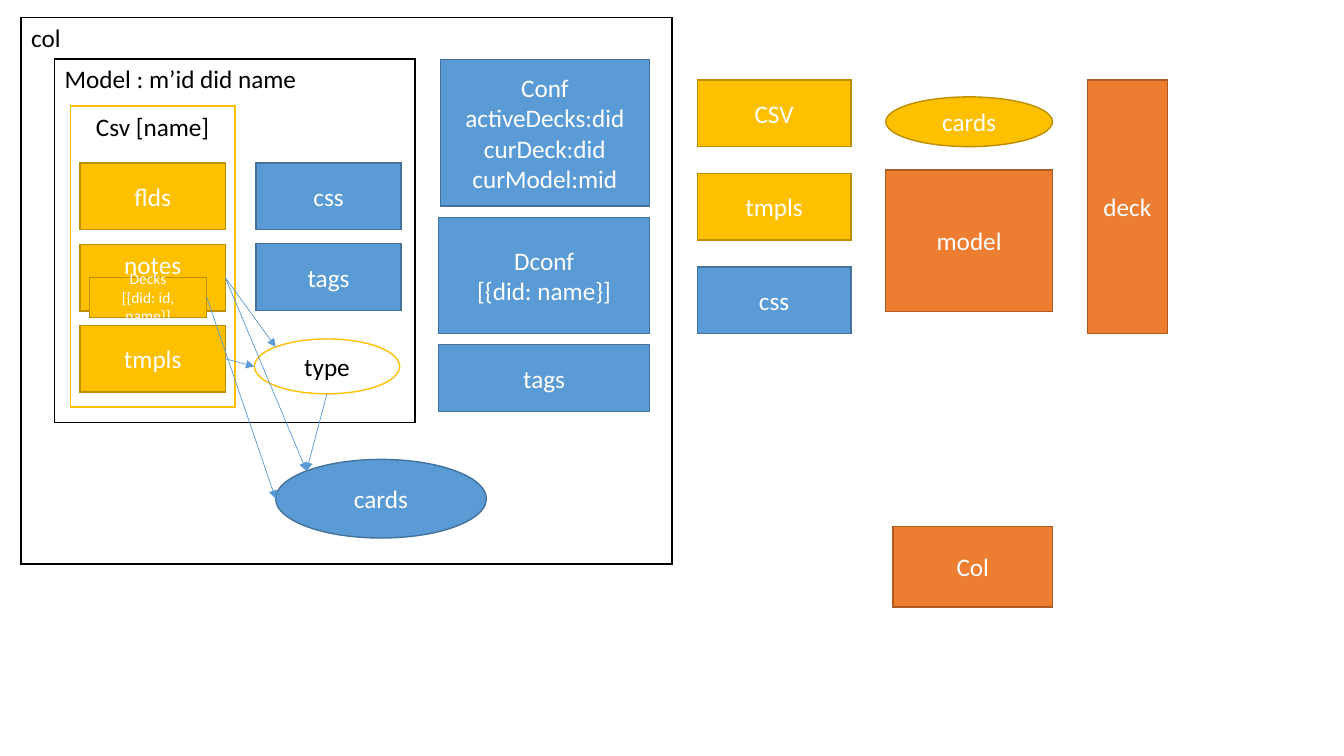
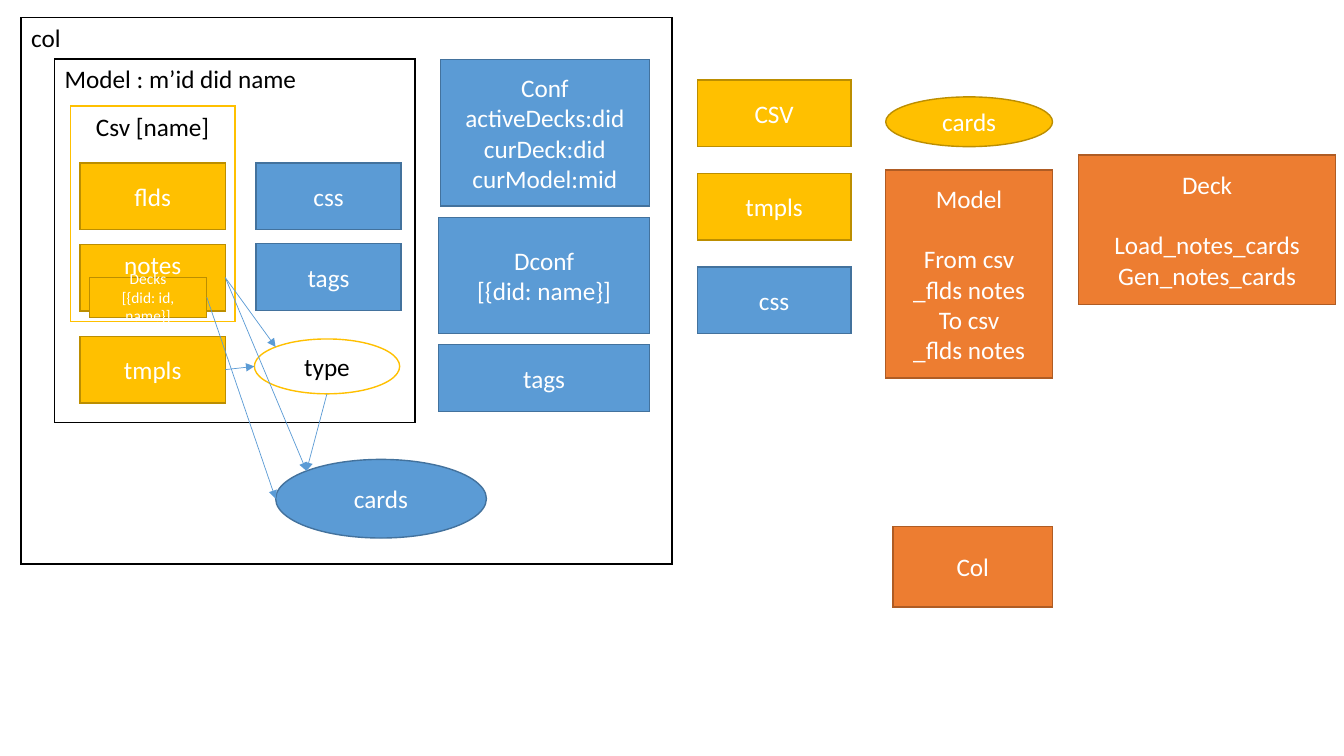
Before and after one commit to albertix/csv2anki, a slide deck: slide 1 of csv2anki/design.pptx. Drawn at 1344x756 pixels with LibreOffice and Linux fonts; fonts in the diff are those of the drawing. Boxes give left, top, right and bottom in pixels: in the first picture for what was removed or moved away, otherwise in the second. Text is boxed around its words. In the diff, an @@ line names an element or a change of style, - is before the commit and + after.

```diff
--- a/csv2anki/design.pptx
+++ b/csv2anki/design.pptx
@@ rectangle "Csv [name]": place and size @@
-rectangle "Csv [name]" at [71, 106, 235, 407]
+rectangle "Csv [name]" at [71, 106, 235, 322]
@@ rectangle "Model": place and size @@
-rectangle "Model" at [886, 170, 1053, 312]
+rectangle "Model" at [886, 170, 1053, 378]
@@ rectangle "Deck": place and size @@
-rectangle "Deck" at [1088, 80, 1169, 334]
+rectangle "Deck" at [1079, 155, 1336, 304]
@@ text in rectangle at [1114, 176, 1299, 289]: text changed @@
-deck
+Deck
+Load_notes_cards
+Gen_notes_cards
@@ text in rectangle at [913, 190, 1025, 363]: text changed @@
-model
+Model
+From csv
+_flds notes
+To csv
+_flds notes
@@ rectangle "tmpls": place and size @@
-rectangle "tmpls" at [80, 326, 225, 392]
+rectangle "tmpls" at [80, 337, 225, 403]
@@ arrow moved from (226, 359) - (254, 366) to (226, 370) - (254, 366) @@
```
Also in this commit, not shown: 1 other file.
